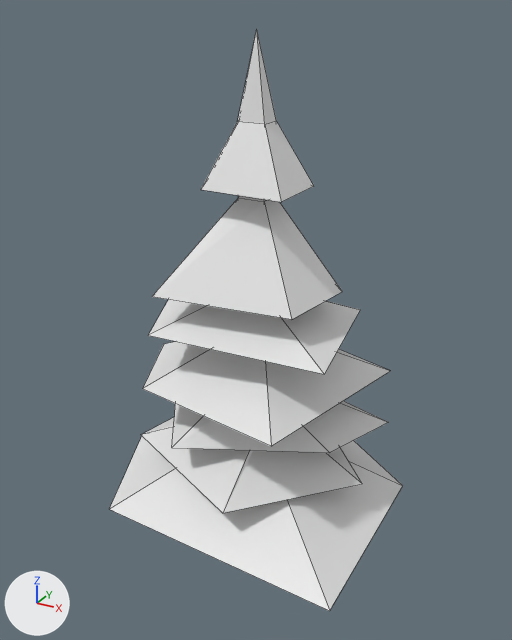
An edit to the Blender file 3DModels/BlendFiles/sapin2.blend, drawn before and after from the same camera.
One viewpoint serves both versions: a 50 mm lens placed at (4.16, -7.46, 7.12), pointed at (-0.1, 0.28, 3.25). The lights are fixed; the arrows at lower left show +X, +Y and +Z. Mesh edges are drawn as thin lines.
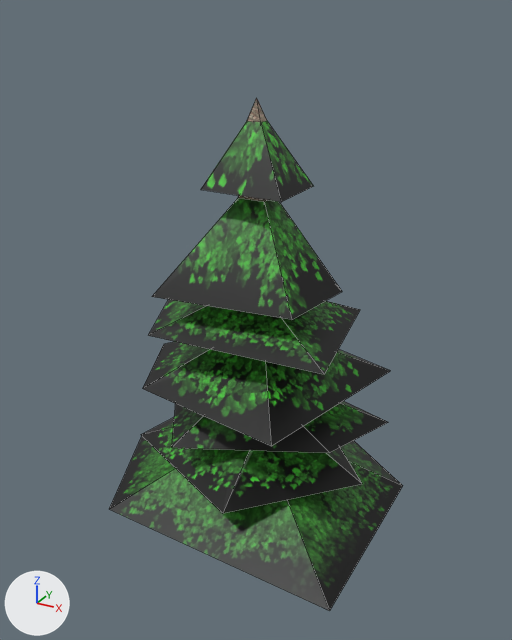
Commit message: Update des arbres et des sapins

Changed parts and their boxes (x1, y1, x2, y2) in the pictures (512 x 640 px; the box of a moved part takes in the faces that stretch with it):
```json
{"object": "Plane", "change": "reshaped", "before": [109, 30, 403, 611], "after": [109, 98, 403, 611], "on screen": "12% shorter"}
{"part": 1, "of": "me_plane", "change": "moved or reshaped", "before": [201, 30, 314, 202], "after": [201, 98, 313, 202]}
{"part": 2, "of": "me_plane", "change": "recoloured", "before": [109, 198, 403, 611], "after": [109, 198, 403, 611]}
```

Scene script edits in JSON lines:
```json
{"op": "add", "block": "img_sapin2_png_001", "code": ["img_sapin2_png_001 = load_image('sapin2.png.001', '../../Textures/sapin2.png', 1024, 1024, 'sRGB')"]}
{"op": "add", "block": "mat_sapin2_png_001", "code": ["mat_sapin2_png_001 = principled_material('sapin2.png.001')", "mat_sapin2_png_001.texture = img_sapin2_png_001"]}
{"block": "me_plane", "where": "# used by ob_plane; location = (0.01, 0.09, 2.38)"}
{"op": "remove", "block": "me_plane", "code": "me_plane.from_pydata(...)  # 98 vertices, 95 faces, 5 loose edges; spans x -2.15..1.96, y -1.82..2.42, z -2.38..4.53"}
{"op": "add", "block": "me_plane", "code": "me_plane.from_pydata(...)  # 98 vertices, 95 faces, 5 loose edges; spans x -2.15..1.96, y -1.82..2.42, z -2.38..3.79"}
{"block": "me_plane", "change": "me_plane part 1"}
{"op": "set", "path": "me_plane.vertices[46].co", "old": "(0.23, -0.21, 3.53)", "new": "(0.13, -0.12, 3.53)", "note": "pixel (264, 124) -> pixel (260, 122)"}
{"op": "set", "path": "me_plane.vertices[47].co", "old": "(0.23, 0.08, 3.53)", "new": "(0.13, 0.03, 3.53)", "note": "pixel (276, 120) -> pixel (267, 120)"}
{"op": "set", "path": "me_plane.vertices[48].co", "old": "(-0.02, 0.25, 3.53)", "new": "(0.0, 0.13, 3.53)"}
{"op": "set", "path": "me_plane.vertices[49].co", "old": "(-0.22, 0.0, 3.53)", "new": "(-0.11, -0.01, 3.53)", "note": "not seen -> pixel (247, 119)"}
{"op": "set", "path": "me_plane.vertices[50].co", "old": "(-0.14, -0.19, 3.53)", "new": "(-0.07, -0.11, 3.53)", "note": "pixel (237, 121) -> pixel (246, 121)"}
{"op": "set", "path": "me_plane.vertices[51].co", "old": "(0.02, -0.01, 4.53)", "new": "(0.02, -0.01, 3.79)", "note": "pixel (256, 28) -> pixel (256, 97)"}
{"block": "me_plane", "change": "me_plane part 2: 95 faces spanning x -2.15..1.96, y -1.82..2.42, z -2.38..3.79 switch from no material to mat_sapin2_png_001 (picture img_sapin2_png_001)"}
```
